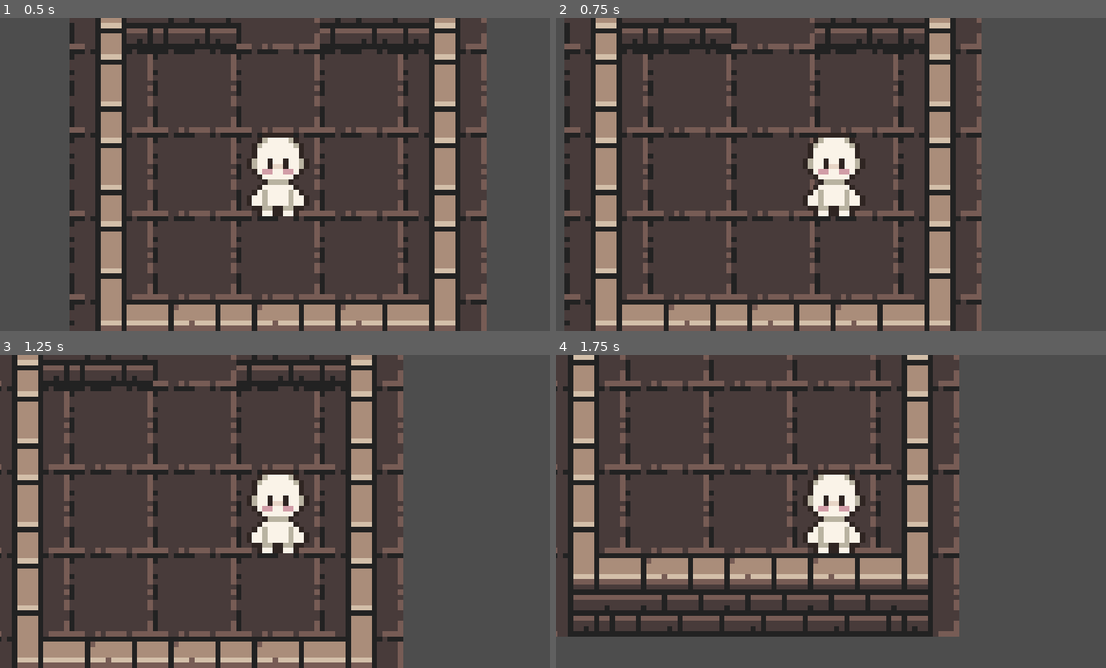
Above: before the commit, frames 1-4 (two rows, left to right).
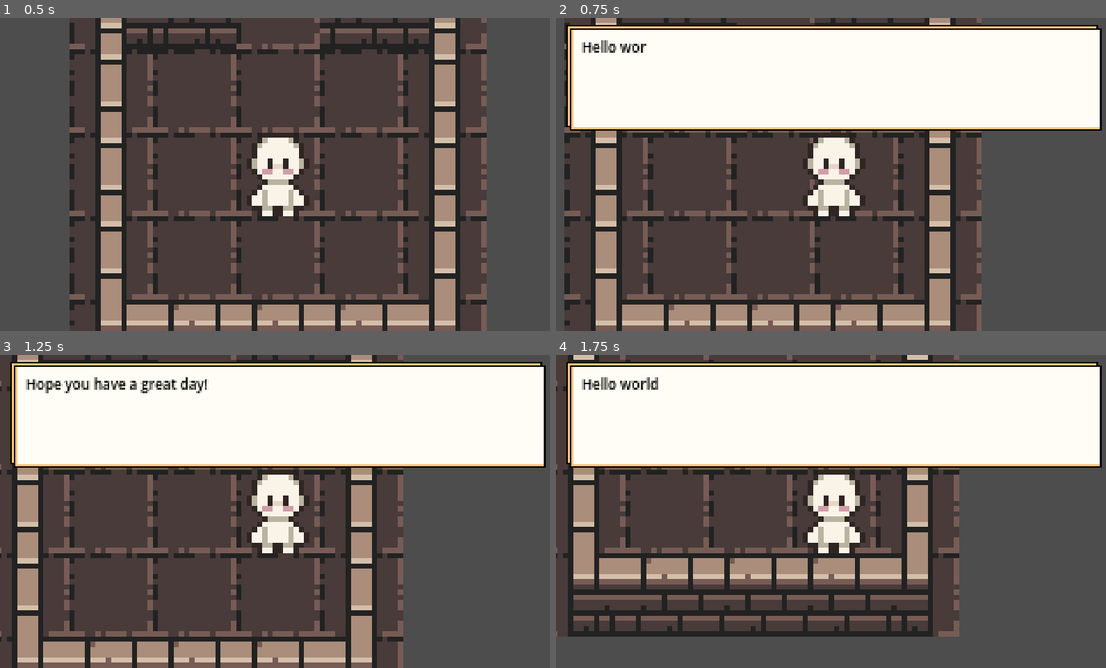
Above: after the commit, the same moments.

Repository: Spyobird/cyberthon-2026-godot
Game: Godot game, scene res://game.tscn
The game is run twice, just before and just after one commit, with the same random seed, the same clock (stepped at 60 frames per second) and the same inputs.
Inputs:
- Up to frame 1 (0.5 s): no input
- Up to frame 2 (0.75 s): tap Enter at 0.5 s; hold Right (ui_right) from 0.53 s (still down); tap M (test_message, bound only after the commit) at 0.6 s
- Up to frame 3 (1.25 s): keep holding Right (ui_right); tap E (use, bound only after the commit) at 0.8 s
- Up to frame 4 (1.75 s): release Right (ui_right) at 1.28 s; hold Down (ui_down) from 1.28 s (still down); tap E (use, bound only after the commit) at 1.35 s; tap M (test_message, bound only after the commit) at 1.55 s

Frame 1 is identical in both runs. In frame 2, 33% of the frame differs, in the area x 1-100%, y 2-36%; in frame 3, 33%; in frame 4, 33%.

Commit message:
Register message manager globally
Created GameManager class to handle global state.
Registers MessageManager to GameManager on ready.
Added "use" input to E to interact with popups.
Add "test_message" input to M to test the message box.

Diff:
--- a/project.godot
+++ b/project.godot
@@ -19,6 +19,10 @@
 config/features=PackedStringArray("4.6", "GL Compatibility")
 config/icon="res://icon.svg"
 
+[autoload]
+
+GameManager="*uid://b1gwhlhi8q2i0"
+
 [display]
 
 window/size/viewport_width=1280
@@ -39,6 +43,16 @@
 "events": [Object(InputEventKey,"resource_local_to_scene":false,"resource_name":"","device":0,"window_id":0,"alt_presse …(189 unchanged characters)…
 ]
 }
+use={
+"deadzone": 0.2,
+"events": [Object(InputEventKey,"resource_local_to_scene":false,"resource_name":"","device":0,"window_id":0,"alt_pressed":false,"shift_pressed":false,"ctrl_pressed":false,"meta_pressed":false,"pressed":false,"keycode":0,"physical_keycode":69,"key_label":0,"unicode":0,"location":0,"echo":false,"script":null)
+]
+}
+test_message={
+"deadzone": 0.2,
+"events": [Object(InputEventKey,"resource_local_to_scene":false,"resource_name":"","device":-1,"window_id":0,"alt_pressed":false,"shift_pressed":false,"ctrl_pressed":false,"meta_pressed":false,"pressed":false,"keycode":0,"physical_keycode":77,"key_label":0,"unicode":109,"location":0,"echo":false,"script":null)
+]
+}
 
 [rendering]
 
--- /dev/null
+++ b/scenes/autoloads/game_manager.gd
@@ -0,0 +1,14 @@
+extends Node
+
+var _message_manager: MessageManager
+
+func register_message_manager(message_manager: MessageManager):
+	_message_manager = message_manager
+
+func _process(delta: float) -> void:
+	# handle scrolling of text
+	if _message_manager:
+		if Input.is_action_just_pressed("use"):
+			_message_manager.scroll_text()
+		if Input.is_action_just_pressed("test_message"):
+			_message_manager.play_text("Hello world", "Hope you have a great day!") # temp string
--- a/scenes/ui/message_manager.gd
+++ b/scenes/ui/message_manager.gd
@@ -10,15 +10,17 @@
 var is_scrolling: bool = false
 var _messages: Array[String] = []
 
-func play_text(payload: Array[String]):
+func _ready() -> void:
+	GameManager.register_message_manager(self) # register with game manager
+
+func play_text(...messages):
 	if is_reading():
 		return
-	if len(payload) == 0:
+	if len(messages) == 0:
 		return
 
 	message_box_opened.emit()
-
-	_messages = payload
+	_messages.assign(messages.filter(func(x): return x is String))
 	scroll_text()
 
 func is_reading() -> bool:
Not shown, added: scenes/autoloads/game_manager.gd.uid
